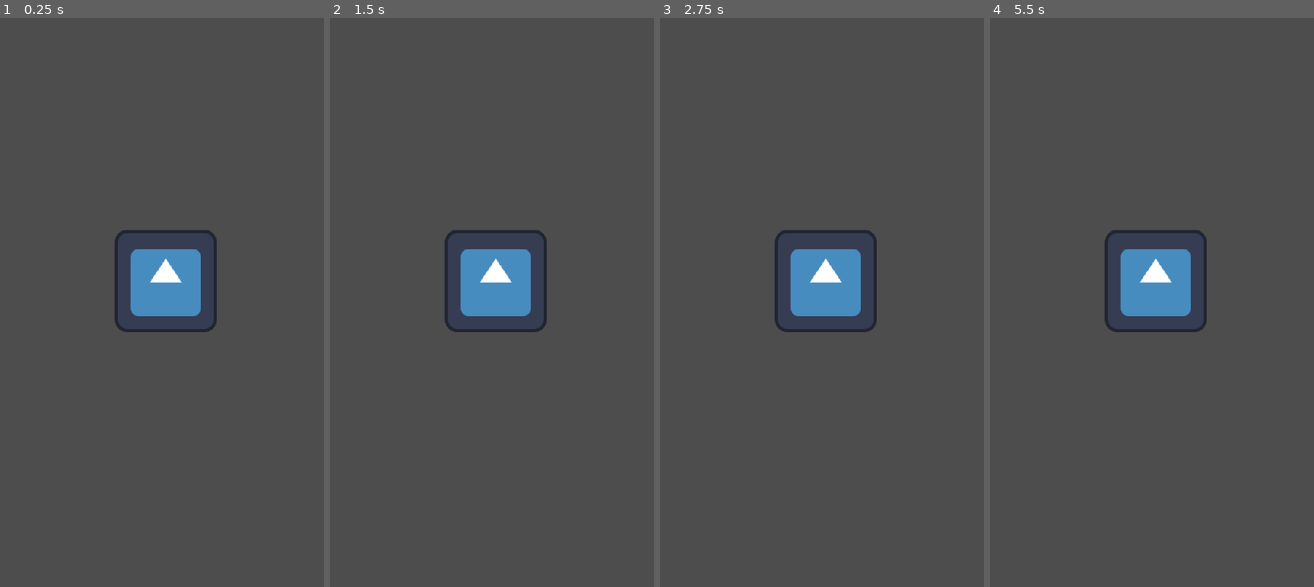
Above: before the commit, frames 1-4 (left to right).
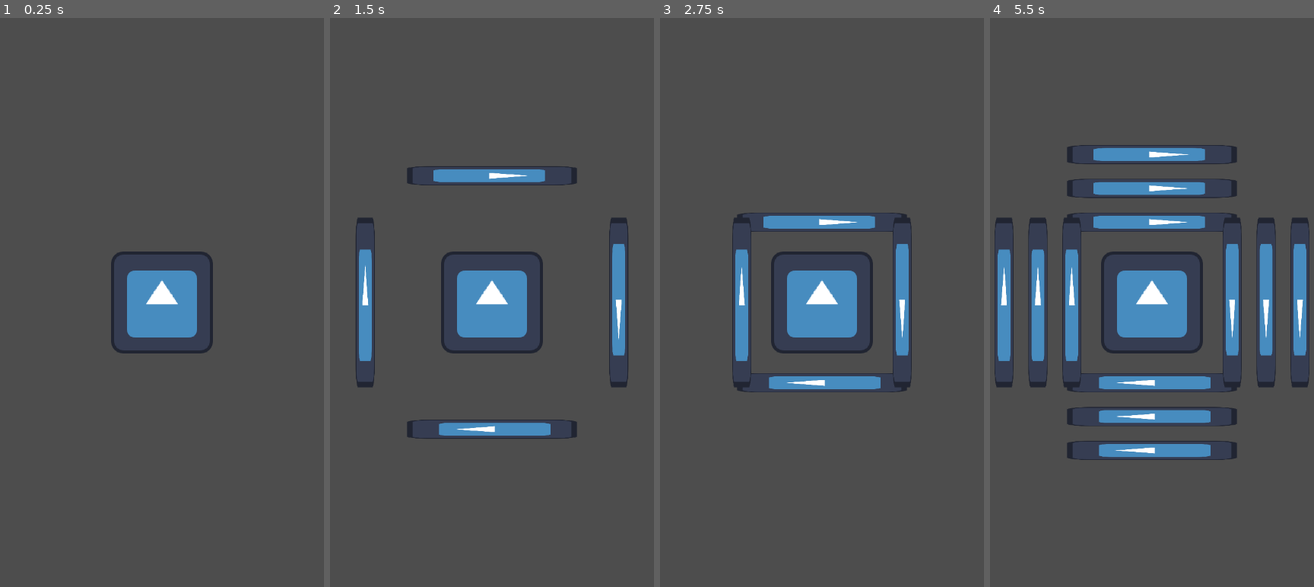
Above: after the commit, the same moments.

Repository: MightyPossum/Kabal-GameJam-2025
Game: Godot game, scene res://assets/scenes/GameScene.tscn
Same seed, same stepped clock (60 frames per second), same inputs: the game is played once before the commit and once after it. Before the commit the project has no main scene; this scene is started directly in both runs. The engine's default icon, where the game draws it, is replaced by a stand-in: a white triangle on a blue panel in a dark square.
Inputs:
- Up to frame 1 (0.25 s): no input
- Up to frame 2 (1.5 s): tap Enter at 0.5 s
- Up to frame 3 (2.75 s): tap Space at 2 s
- Up to frame 4 (5.5 s): tap Enter at 2.75 s; tap Space at 4.25 s

The runs differ from the first frame. In frame 1, 3.2% of the frame differs, in the area x 34-67%, y 37-59%; in frame 2, 7.3%; in frame 3, 7.0%; in frame 4, 15%, in the area x 1-99%, y 22-78%.

Commit message:
Walls work as is

Diff:
--- /dev/null
+++ b/assets/scenes/GameScene.gd
@@ -0,0 +1,47 @@
+extends Node2D
+
+# Preload wall scene
+const WALL_SCENE := preload("res://assets/scenes/wall.tscn")
+
+# Distance from center to spawn walls
+const WALL_DISTANCE := 400
+
+var walls = []
+var mech
+
+# Directions: (name, offset, vertical, vertical_angle, flipped)
+var directions = [
+	{"name": "North", "offset": Vector2(0, -1), "vertical": true, "vertical_angle": 90.0, "flipped": false},
+	{"name": "South", "offset": Vector2(0, 1), "vertical": true, "vertical_angle": -90.0, "flipped": false},
+	{"name": "West", "offset": Vector2(-1, 0), "vertical": false, "flipped": false},
+	{"name": "East", "offset": Vector2(1, 0), "vertical": false, "flipped": true}
+]
+
+func _ready():
+	# Find the Mech at center
+	mech = $Mech
+	mech.position = get_viewport_rect().size / 2
+
+	await spawn_waves()
+
+func spawn_walls():
+	for dir in directions:
+		var wall = WALL_SCENE.instantiate()
+		wall.name = "Wall_%s" % dir["name"]
+		add_child(wall)
+		wall.position = mech.position + dir["offset"] * WALL_DISTANCE
+		wall.target_position = mech.position
+		wall.set_meta("vertical", dir["vertical"])
+		if dir.has("vertical_angle"):
+			wall.set_meta("vertical_angle", dir["vertical_angle"])
+		wall.set_meta("flipped", dir["flipped"])
+		wall.apply_meta() # Ensure all meta is applied after meta is set
+		walls.append(wall)
+
+func spawn_waves() -> void:
+	for i in range(5):
+		spawn_walls()
+		if i < 4:
+			await get_tree().create_timer(2.0).timeout
+
+# No need for _process, as wall movement is now handled by each wall itself.
--- a/assets/scenes/GameScene.tscn
+++ b/assets/scenes/GameScene.tscn
@@ -1,8 +1,10 @@
-[gd_scene load_steps=2 format=3 uid="uid://1uhb1t2k28jg"]
+[gd_scene load_steps=3 format=3 uid="uid://1uhb1t2k28jg"]
 
 [ext_resource type="PackedScene" uid="uid://debg83k4fjtb5" path="res://assets/scenes/mech.tscn" id="1_0tohw"]
+[ext_resource type="Script" uid="uid://btsc7aeuebkgq" path="res://assets/scenes/GameScene.gd" id="1_8oxkv"]
 
 [node name="Node2D" type="Node2D"]
+script = ExtResource("1_8oxkv")
 
 [node name="Mech" parent="." instance=ExtResource("1_0tohw")]
 position = Vector2(138, 223)
--- a/assets/scenes/mech.tscn
+++ b/assets/scenes/mech.tscn
@@ -1,9 +1,40 @@
-[gd_scene load_steps=2 format=3 uid="uid://debg83k4fjtb5"]
+[gd_scene load_steps=4 format=3 uid="uid://debg83k4fjtb5"]
 
 [ext_resource type="Texture2D" uid="uid://jppnifqkqvlb" path="res://icon.svg" id="1_jaycq"]
+
+[sub_resource type="RectangleShape2D" id="RectangleShape2D_jaycq"]
+size = Vector2(102, 20)
+
+[sub_resource type="RectangleShape2D" id="RectangleShape2D_tbcuu"]
+size = Vector2(25.5, 81)
 
 [node name="Mech" type="Node2D"]
 
 [node name="Sprite2D" type="Sprite2D" parent="."]
 scale = Vector2(0.63, 0.63)
 texture = ExtResource("1_jaycq")
+
+[node name="WallNorth" type="Area2D" parent="."]
+position = Vector2(-9, -53)
+
+[node name="CollisionShape2D" type="CollisionShape2D" parent="WallNorth"]
+position = Vector2(10, 3)
+shape = SubResource("RectangleShape2D_jaycq")
+
+[node name="WallSouth" type="Area2D" parent="."]
+position = Vector2(0, 52)
+
+[node name="CollisionShape2D" type="CollisionShape2D" parent="WallSouth"]
+shape = SubResource("RectangleShape2D_jaycq")
+
+[node name="WallEast" type="Area2D" parent="."]
+position = Vector2(53, 1)
+
+[node name="CollisionShape2D" type="CollisionShape2D" parent="WallEast"]
+shape = SubResource("RectangleShape2D_tbcuu")
+
+[node name="WallWest" type="Area2D" parent="."]
+position = Vector2(-53, 1)
+
+[node name="CollisionShape2D" type="CollisionShape2D" parent="WallWest"]
+shape = SubResource("RectangleShape2D_tbcuu")
--- a/assets/scenes/wall.tscn
+++ b/assets/scenes/wall.tscn
@@ -1,6 +1,20 @@
-[gd_scene load_steps=2 format=3 uid="uid://4421g4nsitik"]
+[gd_scene load_steps=4 format=3 uid="uid://4421g4nsitik"]
 
-[ext_resource type="Script" uid="uid://dv2osfh7krcw1" path="res://wall.gd" id="1_fv7l2"]
+[ext_resource type="Script" uid="uid://dv2osfh7krcw1" path="res://assets/scripts/wall.gd" id="1_fv7l2"]
+[ext_resource type="Texture2D" uid="uid://jppnifqkqvlb" path="res://icon.svg" id="2_nddmm"]
+
+[sub_resource type="RectangleShape2D" id="1_shape"]
+size = Vector2(31, 130)
 
 [node name="Wall" type="Node2D"]
 script = ExtResource("1_fv7l2")
+
+[node name="Sprite2D" type="Sprite2D" parent="."]
+scale = Vector2(0.117188, 1.04601)
+texture = ExtResource("2_nddmm")
+
+[node name="Area2D" type="Area2D" parent="."]
+
+[node name="CollisionShape2D" type="CollisionShape2D" parent="Area2D"]
+position = Vector2(-12.5, 1)
+shape = SubResource("1_shape")
--- /dev/null
+++ b/assets/scripts/wall.gd
@@ -0,0 +1,41 @@
+extends Node2D
+
+
+@export var move_speed: float = 200
+
+var target_position: Vector2
+var rotation_angle: float = 0.0
+
+func set_rotation_meta(vertical: bool, angle: float = 90.0, flipped: bool = false):
+	rotation_angle = 0.0
+	if vertical:
+		rotation_angle = angle
+	if flipped:
+		rotation_angle += 180.0
+	$Sprite2D.rotation = deg_to_rad(rotation_angle)
+	$Area2D.rotation = deg_to_rad(rotation_angle)
+
+func apply_meta():
+	var vertical = false
+	var angle = 90.0
+	var flipped = false
+	if has_meta("vertical"):
+		vertical = get_meta("vertical")
+	if has_meta("vertical_angle"):
+		angle = get_meta("vertical_angle")
+	if has_meta("flipped"):
+		flipped = get_meta("flipped")
+	set_rotation_meta(vertical, angle, flipped)
+
+func _ready() -> void:
+	apply_meta()
+	await get_tree().create_timer(10.0).timeout
+	queue_free()
+
+func _process(delta: float) -> void:
+	if target_position == null:
+		return
+	if $Area2D and $Area2D.get_overlapping_areas().size() > 0:
+		return
+	var dir = (target_position - position)
+	position += dir.normalized() * move_speed * delta
--- a/project.godot
+++ b/project.godot
@@ -11,6 +11,7 @@
 [application]
 
 config/name="Mechinabox"
+run/main_scene="uid://1uhb1t2k28jg"
 config/features=PackedStringArray("4.4", "GL Compatibility")
 config/icon="res://icon.svg"
 
--- a/wall.gd
+++ /dev/null
@@ -1,8 +0,0 @@
-extends Node2D
-
-
-var test : Big
-
-
-func _ready() -> void:
-	test = Big.new(5)
Not shown, added: assets/scenes/GameScene.gd.uid
Renamed: wall.gd.uid -> assets/scripts/wall.gd.uid
